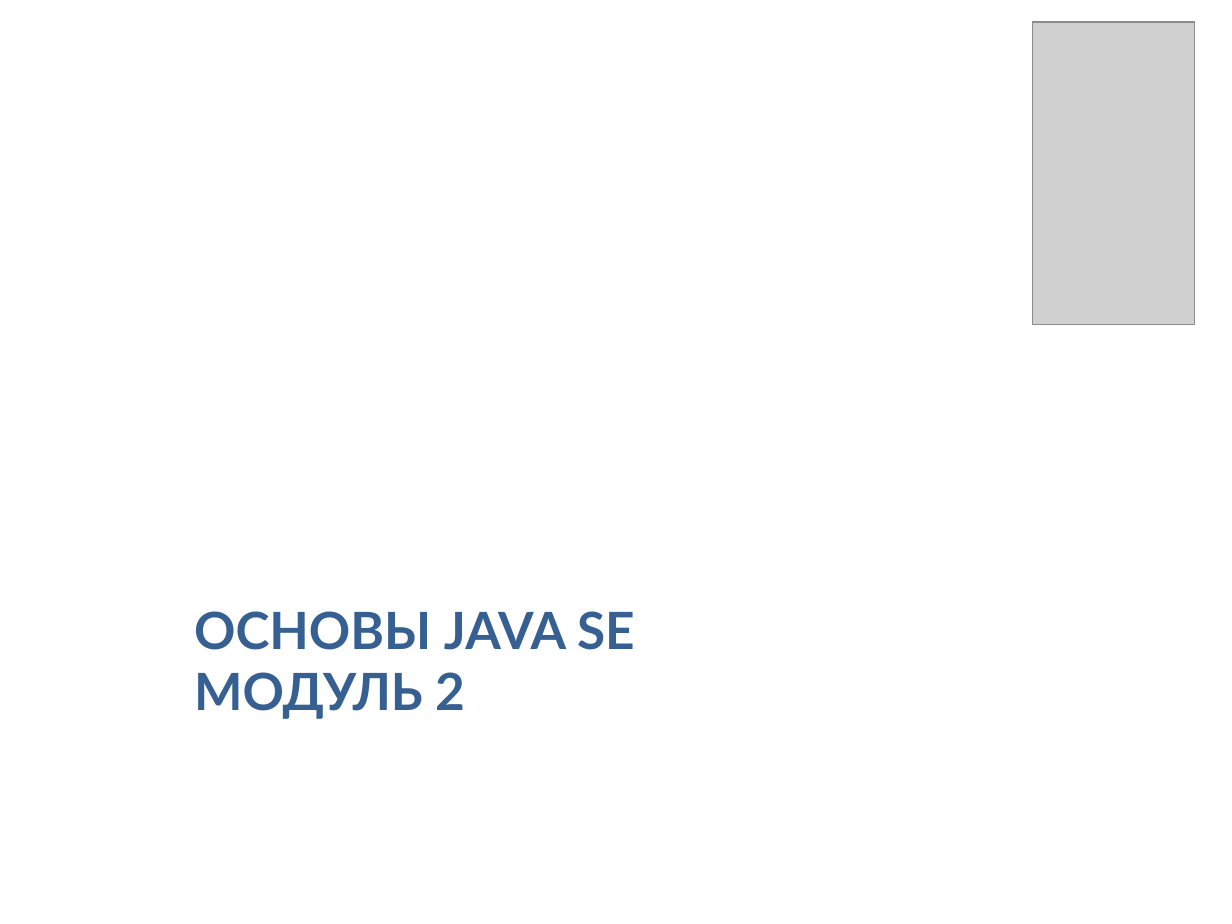
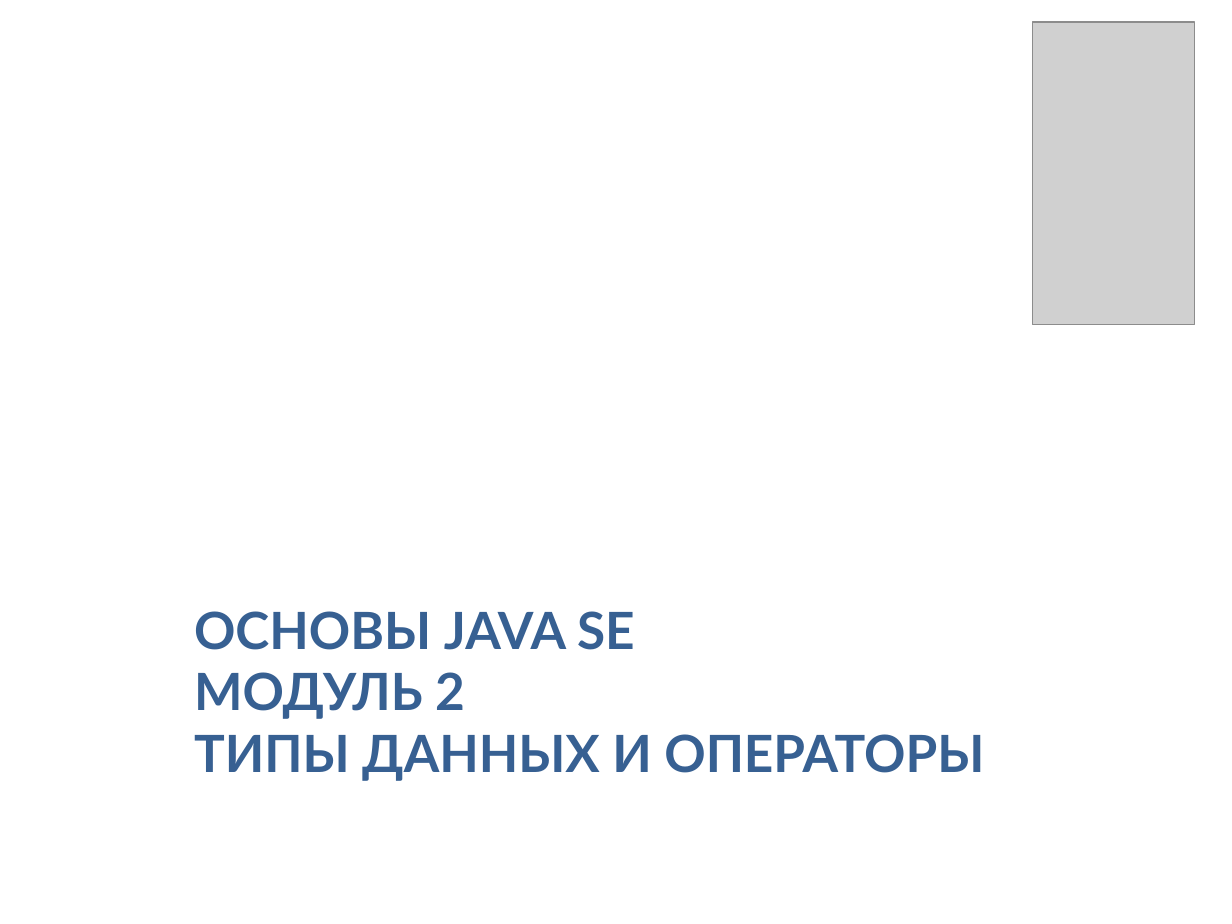
Before and after one commit to Vyacheslav2023/javase0111, a slide deck: slide 1 of presentation/JavaSE102ТипыОператоры.pptx. Drawn at 1232x924 pixels with LibreOffice and Linux fonts; fonts in the diff are those of the drawing; grey boxes stand for pictures. Boxes give left, top, right and bottom in pixels: in the first picture for what was removed or moved away, otherwise in the second. Text is boxed around its words. In the diff, an @@ line names an element or a change of style, - is before the commit and + after.

```diff
--- a/presentation/JavaSE102ТипыОператоры.pptx
+++ b/presentation/JavaSE102ТипыОператоры.pptx
@@ text at (194,734,984,781): paragraph added @@
+ТИПЫ ДАННЫХ И ОПЕРАТОРЫ
```
Also in this commit, not shown: 17 other slides changed, 23 other files.
